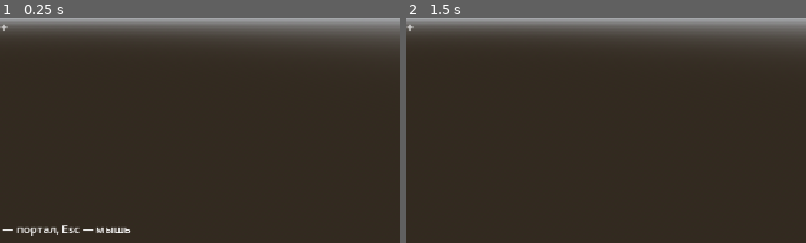
Above: before the commit, frames 1-2 (left to right).
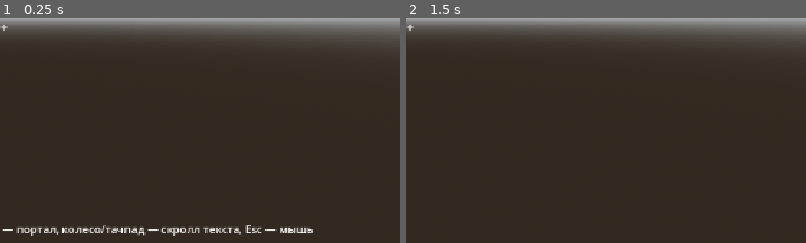
Above: after the commit, the same moments.

Repository: abesmon/knossos
Game: Godot game, scene res://scenes/main.tscn
Two runs of this game, one before a commit and one after it. Both use one fixed random seed, a clock stepped at 60 frames per second and the inputs below.
Inputs (mouse positions are % of the whole screen's width and height, from its top left):
- Up to frame 1 (0.25 s): no input
- Up to frame 2 (1.5 s): click (52, 4) at 0.52 s; type "12" at 0.6 s; click "go!" at 1.25 s
The pictures show only the part of the screen within x 50-100%, y 50-100%; the shares and areas given below are measured in that part.

The runs differ from the first frame. In frame 1, 1.1% of the frame differs, in the area x 15-79%, y 92-97%; in frame 2, nothing differs.

Commit message:
правки для ричтекста

Diff:
--- a/actors/image_panel/image_panel.gd
+++ b/actors/image_panel/image_panel.gd
@@ -15,6 +15,8 @@
 const MAX_WIDTH := 6.3         # потолок ширины (~0.7 комнаты), чтобы не перекрывать стены
 const MAX_HEIGHT := 3.0        # потолок высоты, чтобы вытянутые картинки не пробивали стены
 const DEFAULT_RATIO := 0.66    # стартовые пропорции заглушки до загрузки
+const EYE_LEVEL := 1.6         # высота центра картинки, м (= высота камеры игрока)
+const FLOOR_GAP := 0.1         # минимальный зазор от низа высокой картинки до пола, м
 
 var _alt: String = ""
 var _transition = null
@@ -166,11 +168,13 @@
 
 func _update_layout() -> void:
 	_height_m = _quad.size.y
-	# Квад стоит на полу и растёт вверх: корень эктора — на уровне пола.
-	_mesh.position = Vector3(0, _height_m * 0.5, 0)
+	# Центр картинки — на уровне глаз (корень эктора на полу): мелкие картинки висят перед
+	# лицом, высокие приподняты так, чтобы низ не вжимался в пол (FLOOR_GAP).
+	var center_y := maxf(EYE_LEVEL, _height_m * 0.5 + FLOOR_GAP)
+	_mesh.position = Vector3(0, center_y, 0)
 	_shape.size = Vector3(_quad.size.x, _height_m, 0.08)
-	_collision.position = Vector3(0, _height_m * 0.5, 0)
-	_label.position = Vector3(0, _height_m * 0.5, 0.06)
+	_collision.position = Vector3(0, center_y, 0)
+	_label.position = Vector3(0, center_y, 0.06)
 
 
 func _placeholder_text() -> String:
--- a/actors/player/player.gd
+++ b/actors/player/player.gd
@@ -24,6 +24,12 @@
 var _flying := false
 var _last_space_time := -1.0
 var _aim_active := false
+var _scroll_pending := 0.0   # накопленные тики колеса, гасятся в _physics_process
+
+const SCROLL_REACH := 12.0   # дальность луча прокрутки текста, м (длиннее, чем луч взаимодействия:
+								# читают абзац издали, а не вплотную, как жмут портал)
+const PANEL_MASK := 2        # слой кликабельных панелей (RichPanel/ImagePanel — collision_layer 2)
+const TRACKPAD_SCROLL_SCALE := 0.5  # перевод delta.y pan-жеста тачпада в «тики» прокрутки
 
 @onready var _camera: Camera3D = $Camera3D
 @onready var _ray: RayCast3D = $Camera3D/RayCast3D
@@ -71,6 +77,13 @@
 			_try_interact()
 		else:
 			capture_mouse(true)
+	elif event is InputEventMouseButton and event.pressed and _looking \
+			and (event.button_index == MOUSE_BUTTON_WHEEL_UP or event.button_index == MOUSE_BUTTON_WHEEL_DOWN):
+		# Гасим в _physics_process: запрос к direct_space_state безопасен только там.
+		_scroll_pending += -1.0 if event.button_index == MOUSE_BUTTON_WHEEL_UP else 1.0
+	elif event is InputEventPanGesture and _looking:
+		# Тачпад на macOS шлёт прокрутку двумя пальцами не колесом, а pan-жестом (delta.y).
+		_scroll_pending += event.delta.y * TRACKPAD_SCROLL_SCALE
 	elif event is InputEventKey and event.pressed and not event.echo:
 		match event.keycode:
 			KEY_ESCAPE:
@@ -98,6 +111,10 @@
 		_walk(delta)
 	move_and_slide()
 	_update_aim()
+
+	if _scroll_pending != 0.0:
+		_do_scroll(_scroll_pending)
+		_scroll_pending = 0.0
 
 	# Респаун при падении в пустоту — только в обычном режиме.
 	if not _flying and global_position.y < fall_limit:
@@ -177,3 +194,18 @@
 	# Единый интерфейс: и Portal, и RichPanel реализуют interact_at(точка_прицела).
 	if col != null and col.has_method("interact_at"):
 		col.interact_at(_ray.get_collision_point())
+
+
+## Колесо мыши прокручивает длинную панель, на которую смотрит игрок (RichPanel со скроллом).
+## Свой луч длиннее луча взаимодействия (_ray): абзац читают издали, не вплотную. dir: +1 вниз.
+func _do_scroll(dir: float) -> void:
+	if _camera == null:
+		return
+	var from: Vector3 = _camera.global_position
+	var to: Vector3 = from - _camera.global_transform.basis.z * SCROLL_REACH
+	var query := PhysicsRayQueryParameters3D.create(from, to, PANEL_MASK)
+	query.collide_with_areas = false
+	var hit: Dictionary = get_world_3d().direct_space_state.intersect_ray(query)
+	var col = hit.get("collider", null)
+	if col != null and col.has_method("scroll_by"):
+		col.scroll_by(dir)
--- a/actors/rich_panel/rich_panel.gd
+++ b/actors/rich_panel/rich_panel.gd
@@ -9,10 +9,12 @@
 signal link_activated(transition: Dictionary)
 
 const GROUP := "rich_panel"
-const PANEL_WIDTH_PX := 760
+const PANEL_WIDTH_PX := 960       # шире = текст растёт вширь, а не вверх (меньше высоких столбов)
+const MAX_HEIGHT_PX := 832        # потолок высоты панели (~2.6 м): выше — скролл, а не башня
 const PIXEL_PER_METER := 320.0   # перевод пикселей вьюпорта в метры квада
 const FONT_SIZE := 24            # дефолтный кегль вьюпорта, если мир не задал свой
 const MARGIN := 18
+const SCROLLBAR_W := 16          # ширина заметного скроллбара у прокручиваемых панелей, px
 
 var _runs: Array = []
 var _metas: Array = []           # индекс url-меты -> Transition
@@ -22,6 +24,8 @@
 var _font_size := FONT_SIZE      # кегль вьюпорта; мир задаёт его из базы текста страницы
 var _probing := false            # is_active_at «кликает» вхолостую, чтобы узнать, есть ли ссылка
 var _probe_hit := false          # результат такого пробного клика
+var _scrollable := false         # контент выше потолка ⇒ панель прокручивается колесом
+var _thumb: ColorRect = null     # собственный индикатор скролла (штатный бар RichTextLabel прячем)
 
 @onready var _viewport: SubViewport = $SubViewport
 @onready var _bg: ColorRect = $SubViewport/Background
@@ -48,6 +52,24 @@
 	add_to_group(GROUP)
 	_layout_viewport()
 	_build_quad()
+	# Высота из setup() — лишь оценка для раскладки мира. После того как RichTextLabel
+	# реально разложит текст, подгоняем панель под фактическую высоту (иначе текст обрезается),
+	# а при переполнении потолка включаем скролл вместо башни. См. _refit.
+	_refit.call_deferred()
+
+
+## Прокрутка колесом мыши, если контент выше потолка панели. dir: +1 вниз, -1 вверх.
+## Player вызывает это у объекта под прицелом (общий канал, как interact_at).
+func scroll_by(dir: float) -> void:
+	if not _scrollable:
+		return
+	var bar := _label.get_v_scroll_bar()
+	if bar == null:
+		return
+	bar.value = clampf(bar.value + dir * _font_size * 1.4 * 3.0, bar.min_value, bar.max_value)
+	_update_thumb()
+	# Вьюпорт рисуется по требованию (UPDATE_ONCE) — после скролла просим перерисовать кадр.
+	_viewport.render_target_update_mode = SubViewport.UPDATE_ONCE
 
 
 ## Маппит точку попадания луча в пиксель вьюпорта и «кликает» там за игрока.
@@ -142,7 +164,9 @@
 	var wrapped := int(ceil(plain.length() / chars_per_line))
 	var lines: int = max(explicit_lines, wrapped)
 	var line_h := int(font_size * 1.4)
-	return clampi(lines * line_h + MARGIN * 2, 80, 1500)
+	# Тот же потолок, что у фактической панели: длинный текст уезжает в скролл, поэтому
+	# и футпринт для раскладки мира не раздувается в высокую башню.
+	return clampi(lines * line_h + MARGIN * 2, 80, MAX_HEIGHT_PX)
 
 
 ## Та же оценка в метрах квада — удобна геометрии.
@@ -162,7 +186,8 @@
 	_label.set_anchors_and_offsets_preset(Control.PRESET_FULL_RECT)
 	_label.offset_left = MARGIN
 	_label.offset_top = MARGIN
-	_label.offset_right = -MARGIN
+	# Справа резервируем жёлоб под индикатор скролла, чтобы текст под него не заезжал.
+	_label.offset_right = -(MARGIN + SCROLLBAR_W)
 	_label.offset_bottom = -MARGIN
 	_label.bbcode_enabled = true
 	_label.scroll_active = false
@@ -170,24 +195,97 @@
 	_label.add_theme_font_size_override("bold_font_size", _font_size)
 	if not _label.meta_clicked.is_connected(_on_meta_clicked):
 		_label.meta_clicked.connect(_on_meta_clicked)
+	_hide_native_scrollbar()
 	_label.text = _bbcode
 
-
+	# Свой индикатор скролла поверх текста: штатный бар RichTextLabel в SubViewport не
+	# показывался (терялся), отчего казалось, что длинный текст просто обрезан. Этот —
+	# всегда виден, когда есть что прокручивать (см. _update_thumb).
+	_thumb = ColorRect.new()
+	_thumb.color = Color(0.45, 0.78, 1.0, 0.95)
+	_thumb.mouse_filter = Control.MOUSE_FILTER_IGNORE
+	_thumb.visible = false
+	_viewport.add_child(_thumb)
+
+
+## Прячет штатный вертикальный скроллбар RichTextLabel — вместо него рисуем свой _thumb.
+func _hide_native_scrollbar() -> void:
+	var bar := _label.get_v_scroll_bar()
+	if bar == null:
+		return
+	var empty := StyleBoxEmpty.new()
+	for s in ["grabber", "grabber_highlight", "grabber_pressed", "scroll", "scroll_focus"]:
+		bar.add_theme_stylebox_override(s, empty)
+
+
+## Строит/обновляет квад и коллайдер под текущие _w_px/_h_px. Повторно вызывается из _refit,
+## когда панель пересчитала высоту по факту разложенного текста — пере-используем меш/материал.
 func _build_quad() -> void:
 	var w_m := _w_px / PIXEL_PER_METER
 	var h_m := _h_px / PIXEL_PER_METER
 
-	var quad := QuadMesh.new()
+	var quad := _mesh.mesh as QuadMesh
+	if quad == null:
+		quad = QuadMesh.new()
+		_mesh.mesh = quad
 	quad.size = Vector2(w_m, h_m)
-	_mesh.mesh = quad
-
-	var mat := StandardMaterial3D.new()
-	mat.shading_mode = BaseMaterial3D.SHADING_MODE_UNSHADED
-	mat.cull_mode = BaseMaterial3D.CULL_DISABLED
-	mat.albedo_texture = _viewport.get_texture()
-	mat.texture_filter = BaseMaterial3D.TEXTURE_FILTER_LINEAR_WITH_MIPMAPS
-	_mesh.material_override = mat
-
-	var box := BoxShape3D.new()
+
+	if _mesh.material_override == null:
+		var mat := StandardMaterial3D.new()
+		mat.shading_mode = BaseMaterial3D.SHADING_MODE_UNSHADED
+		mat.cull_mode = BaseMaterial3D.CULL_DISABLED
+		mat.albedo_texture = _viewport.get_texture()
+		mat.texture_filter = BaseMaterial3D.TEXTURE_FILTER_LINEAR_WITH_MIPMAPS
+		_mesh.material_override = mat
+
+	var box := _collision.shape as BoxShape3D
+	if box == null:
+		box = BoxShape3D.new()
+		_collision.shape = box
 	box.size = Vector3(w_m, h_m, 0.08)
-	_collision.shape = box
+
+
+## После реальной раскладки текста берём фактическую высоту контента (get_content_height) —
+## оценка _estimate_height её систематически занижала, отсюда обрезанные снизу панели. Если
+## контент выше потолка MAX_HEIGHT_PX — фиксируем высоту на потолке и включаем скролл.
+func _refit() -> void:
+	await get_tree().process_frame
+	await get_tree().process_frame
+	if not is_instance_valid(self):
+		return
+	var ch := _label.get_content_height()
+	if ch <= 0:
+		return   # раскладка ещё не готова — оставляем оценку, текст не теряется
+	var content := int(ceil(ch)) + MARGIN * 2
+	_scrollable = content > MAX_HEIGHT_PX
+	_label.scroll_active = _scrollable
+	var target := clampi(content, 80, MAX_HEIGHT_PX)
+	if target != _h_px:
+		_h_px = target
+		_viewport.size = Vector2i(_w_px, _h_px)  # фон/лейбл с PRESET_FULL_RECT тянутся сами
+		_build_quad()
+	_update_thumb()
+	_viewport.render_target_update_mode = SubViewport.UPDATE_ONCE
+
+
+## Двигает индикатор скролла под текущее положение: высота бегунка = доля видимого окна,
+## позиция = доля прокрутки. Прячется, если прокручивать нечего.
+func _update_thumb() -> void:
+	if _thumb == null:
+		return
+	if not _scrollable:
+		_thumb.visible = false
+		return
+	var bar := _label.get_v_scroll_bar()
+	var maxv: float = bar.max_value
+	var page: float = bar.page
+	if bar == null or maxv <= page or maxv <= 0.0:
+		_thumb.visible = false
+		return
+	var pad := 6.0
+	var track := float(_h_px) - pad * 2.0
+	var th := clampf(track * page / maxv, 28.0, track)
+	var frac := clampf(bar.value / maxf(1.0, maxv - page), 0.0, 1.0)
+	_thumb.position = Vector2(float(_w_px) - SCROLLBAR_W - 4.0, pad + frac * (track - th))
+	_thumb.size = Vector2(SCROLLBAR_W, th)
+	_thumb.visible = true
--- a/scenes/main.gd
+++ b/scenes/main.gd
@@ -38,7 +38,7 @@
 	# При клике в адресную строку отпускаем мышь, чтобы можно было печатать.
 	_address.focus_entered.connect(func(): _player.capture_mouse(false))
 
-	_set_status("Введите адрес и go! — WASD ходьба, двойной пробел — полёт, ЛКМ/E — портал, Esc — мышь")
+	_set_status("Введите адрес и go! — WASD ходьба, двойной пробел — полёт, ЛКМ/E — портал, колесо/тачпад — скролл текста, Esc — мышь")
 
 	# При запуске сразу ставим фокус в адресную строку, чтобы можно было печатать
 	# без лишнего клика (focus_entered отпускает мышь).
--- a/scripts/world_generator.gd
+++ b/scripts/world_generator.gd
@@ -55,6 +55,8 @@
 const OBJECT_GAP := 0.6         # зазор между соседними панелями вдоль стены, м
 const HEAD_CLEARANCE := 0.8     # запас над самым высоким объектом до верха стены, м
 const DOOR_MARGIN := 0.5        # отступ объектов от края проёма вдоль стены, м
+const EYE_LEVEL := 1.6          # высота центра текстовых/картиночных панелей, м (= высота камеры игрока)
+const PANEL_FLOOR_GAP := 0.3    # минимальный зазор от низа высокой панели до пола, м
 # Запасной футпринт портала-ссылки (portal.tscn: 1.2 x 2.2 + подпись над ним).
 const PORTAL_W := 1.4
 const PORTAL_H := 2.6
@@ -1239,7 +1241,10 @@
 	var glyph_m := _px_to_m(font_css_px)
 	var clipped := _truncate(text, 220)
 	var height := _panel_height(clipped, glyph_m)
-	_add_box(node, Vector3(PANEL_WIDTH_M, height, 0.15), Vector3(0, height * 0.5, 0), color, false)
+	# Центр панели — на уровне глаз (а не низом на полу): мелкие таблички висят перед
+	# лицом, высокие приподняты так, чтобы низ не вжимался в пол (PANEL_FLOOR_GAP).
+	var center_y := maxf(EYE_LEVEL, height * 0.5 + PANEL_FLOOR_GAP)
+	_add_box(node, Vector3(PANEL_WIDTH_M, height, 0.15), Vector3(0, center_y, 0), color, false)
 	var label := Label3D.new()
 	label.text = clipped
 	label.font_size = font
@@ -1248,7 +1253,7 @@
 	label.width = int(PANEL_WIDTH_M / LABEL_PIXEL_SIZE)
 	label.autowrap_mode = TextServer.AUTOWRAP_WORD
 	label.horizontal_alignment = HORIZONTAL_ALIGNMENT_CENTER
-	label.position = Vector3(0, height * 0.5, 0.1)
+	label.position = Vector3(0, center_y, 0.1)
 	node.add_child(label)
 
 
@@ -1258,7 +1263,9 @@
 	var explicit := 1 + text.count("\n")
 	var wrapped := int(ceil(text.length() / per_line))
 	var lines: int = max(explicit, wrapped)
-	return clampf(lines * glyph_m * 1.5 + 0.4, 1.0, 6.0)
+	# Потолок 3.0 м: с центрированием на уровне глаз более высокая панель пробивала бы
+	# потолок. Текст сюда и так приходит обрезанным (_truncate до 220 символов).
+	return clampf(lines * glyph_m * 1.5 + 0.4, 1.0, 3.0)
 
 
 func _build_rich_panel(runs: Array, holder: Node3D, local_pos: Vector3, yaw: float, on_transition: Callable) -> void:
@@ -1266,8 +1273,9 @@
 	panel.setup(runs, _px_to_m(_base_px))
 	holder.add_child(panel)
 	panel.rotation.y = yaw
+	# Центр панели на уровне глаз; высота капнута в RichPanel, поэтому низ не уходит в пол.
 	var half := panel.get_height_m() * 0.5
-	panel.position = local_pos + Vector3(0, max(1.6, half + 0.3), 0)
+	panel.position = local_pos + Vector3(0, maxf(EYE_LEVEL, half + PANEL_FLOOR_GAP), 0)
 	if on_transition.is_valid():
 		panel.link_activated.connect(on_transition)
 
Not shown, changed: docs/implementation-phase1.md
